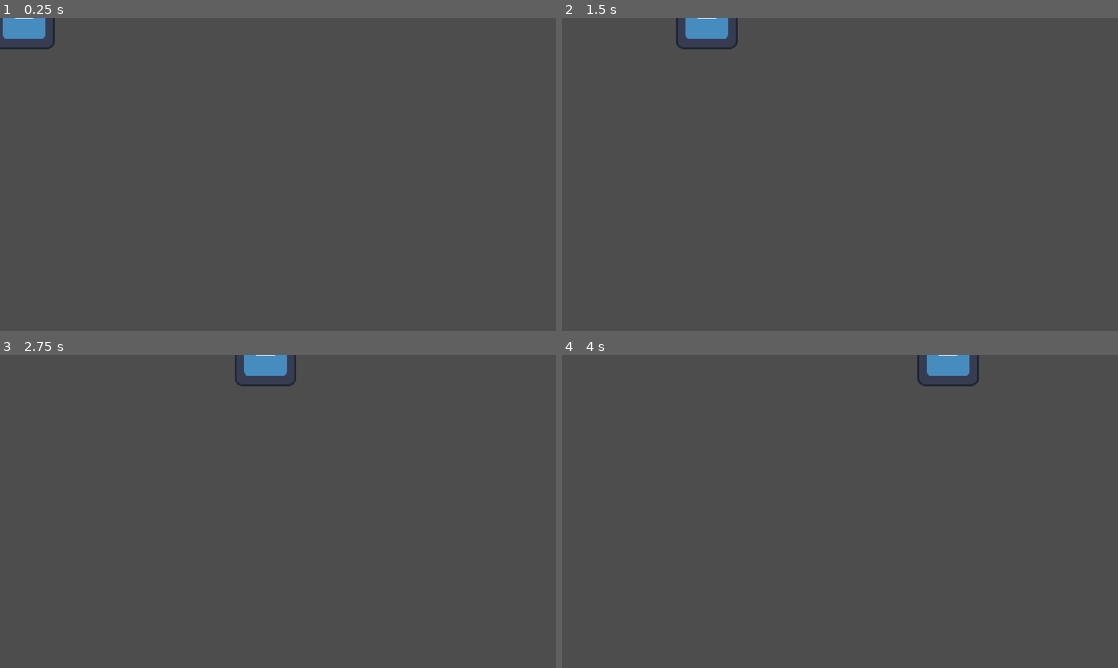
Above: before the commit, frames 1-4 (two rows, left to right).
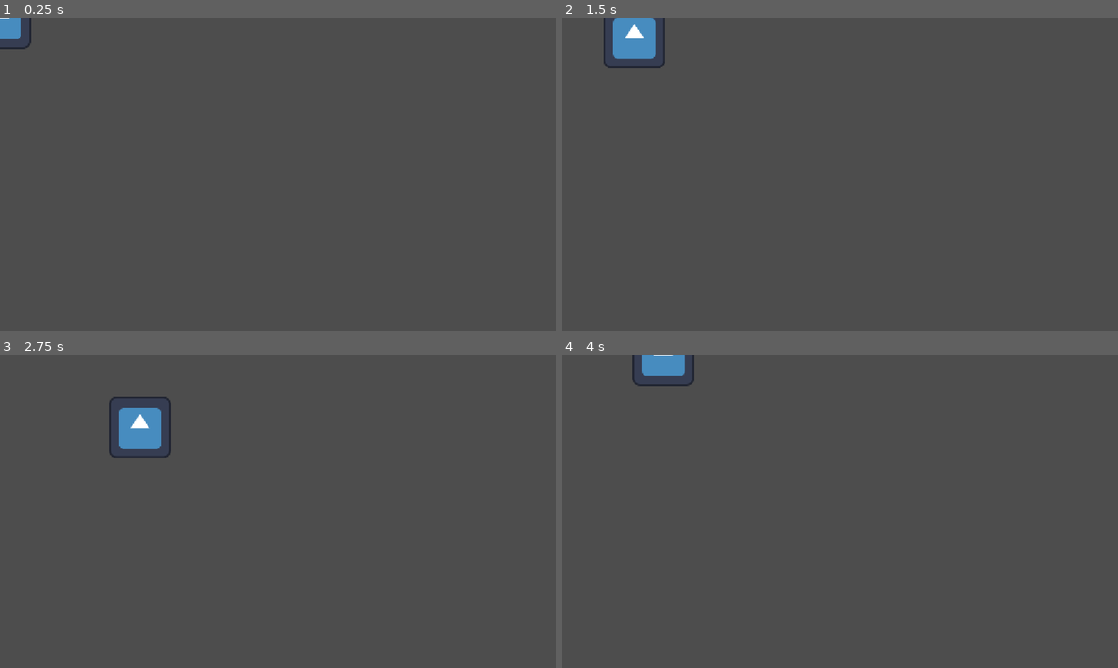
Above: after the commit, the same moments.

Repository: m-emin/01-first-project
Game: Godot game, scene res://main.tscn
Two runs of this game, one before a commit and one after it. Both use one fixed random seed, a clock stepped at 60 frames per second and the inputs below. The project has no main scene, so this scene is started directly. The engine's default icon, where the game draws it, is replaced by a stand-in: a white triangle on a blue panel in a dark square.
Inputs:
- Up to frame 1 (0.25 s): no input
- Up to frame 2 (1.5 s): hold D (move_right, bound only after the commit) 0.53-1.28 s; hold S (move_down, bound only after the commit) from 1.28 s (still down)
- Up to frame 3 (2.75 s): release S (move_down, bound only after the commit) at 2.03 s; hold D (move_right, bound only after the commit) from 2.03 s (still down)
- Up to frame 4 (4 s): release D (move_right, bound only after the commit) at 2.78 s; hold W (move_up, bound only after the commit) 2.78-3.53 s; hold A (move_left, bound only after the commit) from 3.53 s (still down)

The runs differ from the first frame. In frame 1, 0.4% of the frame differs, in the area x 0-10%, y 0-10%; in frame 2, 1.8%; in frame 3, 1.9%, in the area x 19-54%, y 0-33%; in frame 4, 1.3%.

Commit message:
Normalized 4-directional input movement added

Diff:
--- a/main.gd
+++ b/main.gd
@@ -1,7 +1,7 @@
 extends Node2D
 
 # Global Variables
-var speed = 200
+@export var speed = 200
 
 # Called when the node enters the scene tree for the first time.
 func _ready() -> void:
@@ -10,7 +10,17 @@
 
 # Called every frame. 'delta' is the elapsed time since the previous frame.
 func _process(delta: float) -> void:
-	position.x += speed * delta
 
-	if position.x >= get_viewport_rect().size.x:
-		position.x = 0
+	var direction = Vector2.ZERO
+
+	if Input.is_action_pressed("move_up"):
+		direction.y -= 1
+	if Input.is_action_pressed("move_down"):
+		direction.y += 1
+	if Input.is_action_pressed("move_right"):
+		direction.x += 1
+	if Input.is_action_pressed("move_left"):
+		direction.x -= 1
+
+	direction = direction.normalized()
+	position += direction * speed * delta
--- a/project.godot
+++ b/project.godot
@@ -19,6 +19,29 @@
 window/stretch/mode="canvas_items"
 window/stretch/aspect="expand"
 
+[input]
+
+move_right={
+"deadzone": 0.2,
+"events": [Object(InputEventKey,"resource_local_to_scene":false,"resource_name":"","device":-1,"window_id":0,"alt_pressed":false,"shift_pressed":false,"ctrl_pressed":false,"meta_pressed":false,"pressed":false,"keycode":0,"physical_keycode":68,"key_label":0,"unicode":100,"location":0,"echo":false,"script":null)
+]
+}
+move_left={
+"deadzone": 0.2,
+"events": [Object(InputEventKey,"resource_local_to_scene":false,"resource_name":"","device":-1,"window_id":0,"alt_pressed":false,"shift_pressed":false,"ctrl_pressed":false,"meta_pressed":false,"pressed":false,"keycode":0,"physical_keycode":65,"key_label":0,"unicode":97,"location":0,"echo":false,"script":null)
+]
+}
+move_up={
+"deadzone": 0.2,
+"events": [Object(InputEventKey,"resource_local_to_scene":false,"resource_name":"","device":-1,"window_id":0,"alt_pressed":false,"shift_pressed":false,"ctrl_pressed":false,"meta_pressed":false,"pressed":false,"keycode":0,"physical_keycode":87,"key_label":0,"unicode":119,"location":0,"echo":false,"script":null)
+]
+}
+move_down={
+"deadzone": 0.2,
+"events": [Object(InputEventKey,"resource_local_to_scene":false,"resource_name":"","device":-1,"window_id":0,"alt_pressed":false,"shift_pressed":false,"ctrl_pressed":false,"meta_pressed":false,"pressed":false,"keycode":0,"physical_keycode":83,"key_label":0,"unicode":115,"location":0,"echo":false,"script":null)
+]
+}
+
 [physics]
 
 3d/physics_engine="Jolt Physics"
